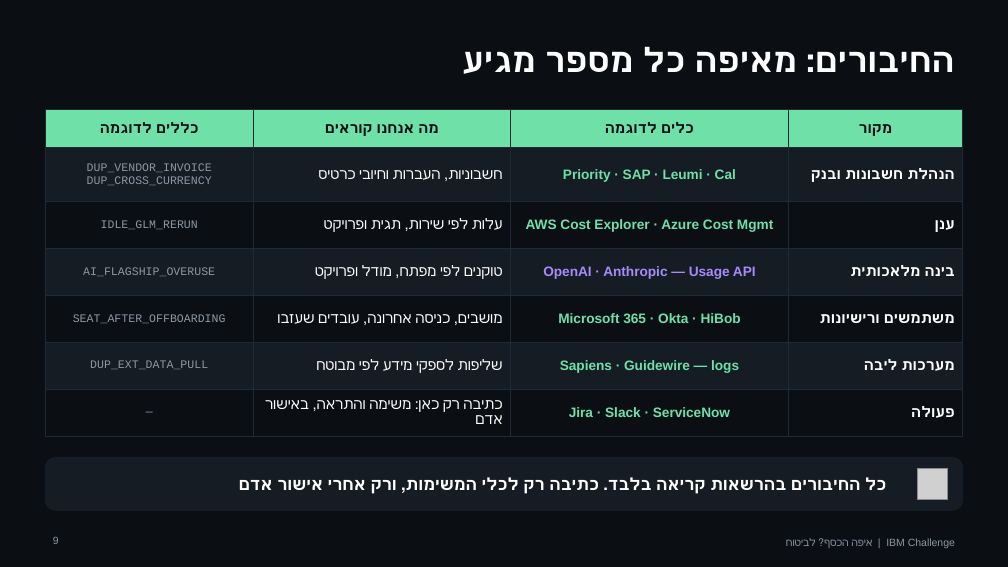
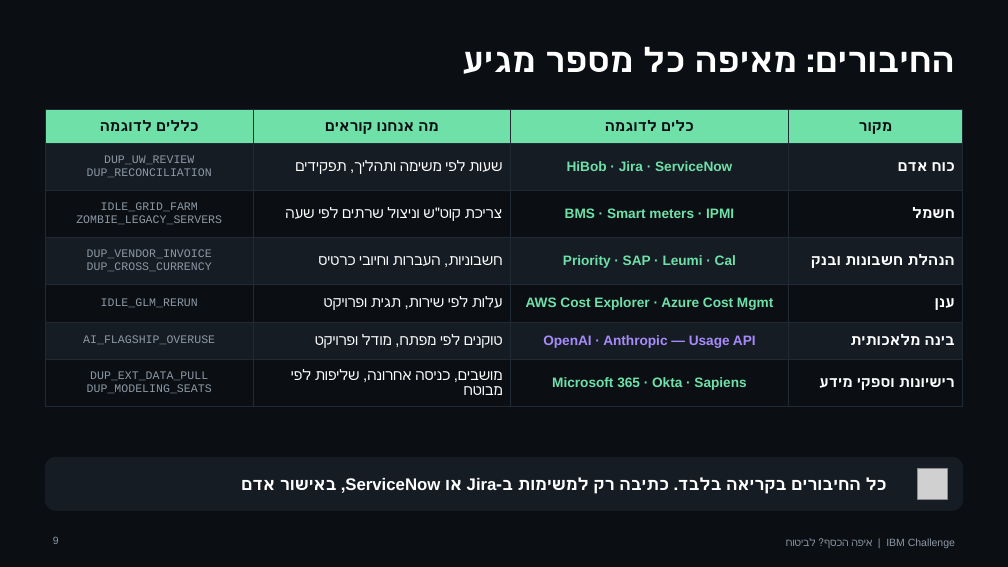
Before and after one commit to IrenaSpivak15/IrenaSpivak15, a slide deck: slide 9 of ibm-pitch/IBM_Pitch_Insurance.pptx. Drawn at 1008x567 pixels with LibreOffice and Linux fonts; fonts in the diff are those of the drawing; grey boxes stand for pictures. Boxes give left, top, right and bottom in pixels: in the first picture for what was removed or moved away, otherwise in the second. Text is boxed around its words. In the diff, an @@ line names an element or a change of style, - is before the commit and + after.

```diff
--- a/ibm-pitch/IBM_Pitch_Insurance.pptx
+++ b/ibm-pitch/IBM_Pitch_Insurance.pptx
@@ table at bbox=[45, 110, 963, 399] @@
+row 2: DUP_UW_REVIEW / DUP_RECONCILIATION | שעות לפי משימה ותהליך, תפקידים | HiBob · Jira · ServiceNow | כוח אדם
+row 3: IDLE_GRID_FARM / ZOMBIE_LEGACY_SERVERS | צריכת קוט״ש וניצול שרתים לפי שעה | BMS · Smart meters · IPMI | חשמל
-row 5: SEAT_AFTER_OFFBOARDING | מושבים, כניסה אחרונה, עובדים שעזבו | Microsoft 365 · Okta · HiBob | משתמשים ורישיונות
-row 6: DUP_EXT_DATA_PULL | שליפות לספקי מידע לפי מבוטח | Sapiens · Guidewire — logs | מערכות ליבה
-row 7: — | כתיבה רק כאן: משימה והתראה, באישור אדם | Jira · Slack · ServiceNow | פעולה
+row 7: DUP_EXT_DATA_PULL / DUP_MODELING_SEATS | מושבים, כניסה אחרונה, שליפות לפי מבוטח | Microsoft 365 · Okta · Sapiens | רישיונות וספקי מידע
```
Also in this commit, not shown: 11 other slides changed, 2 slides added, 2 slides removed, 2 other files.
